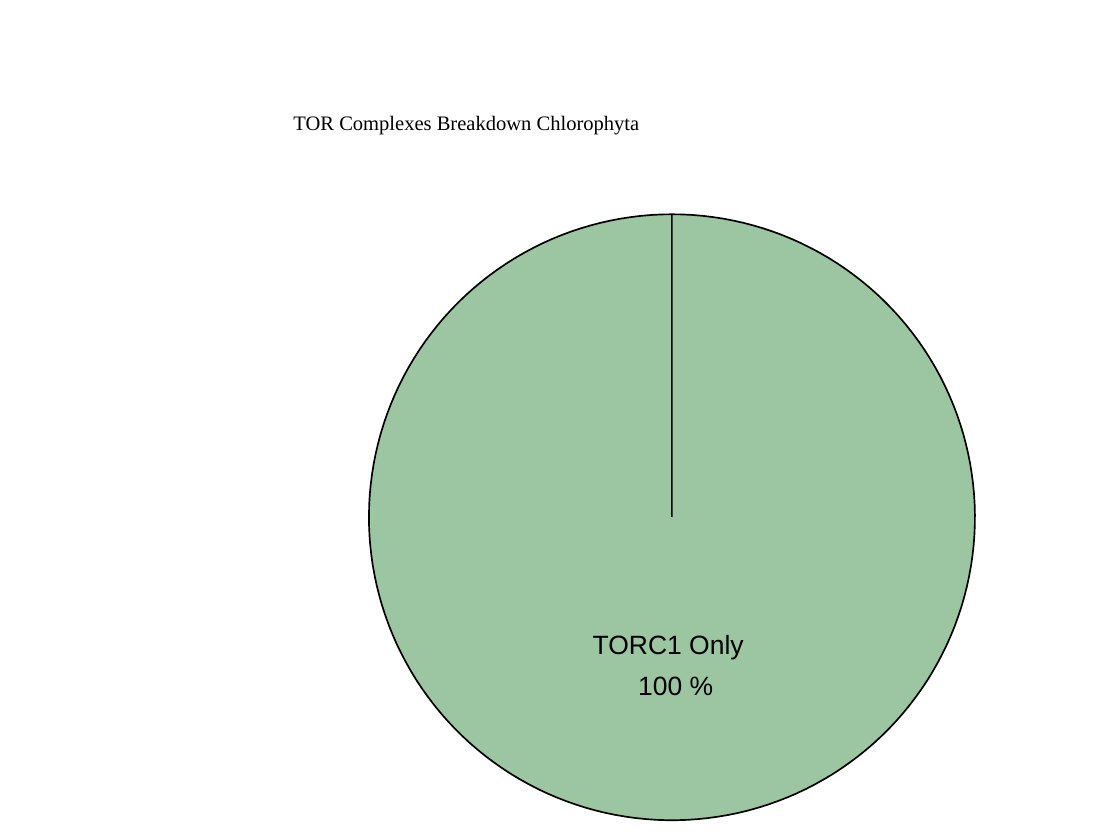
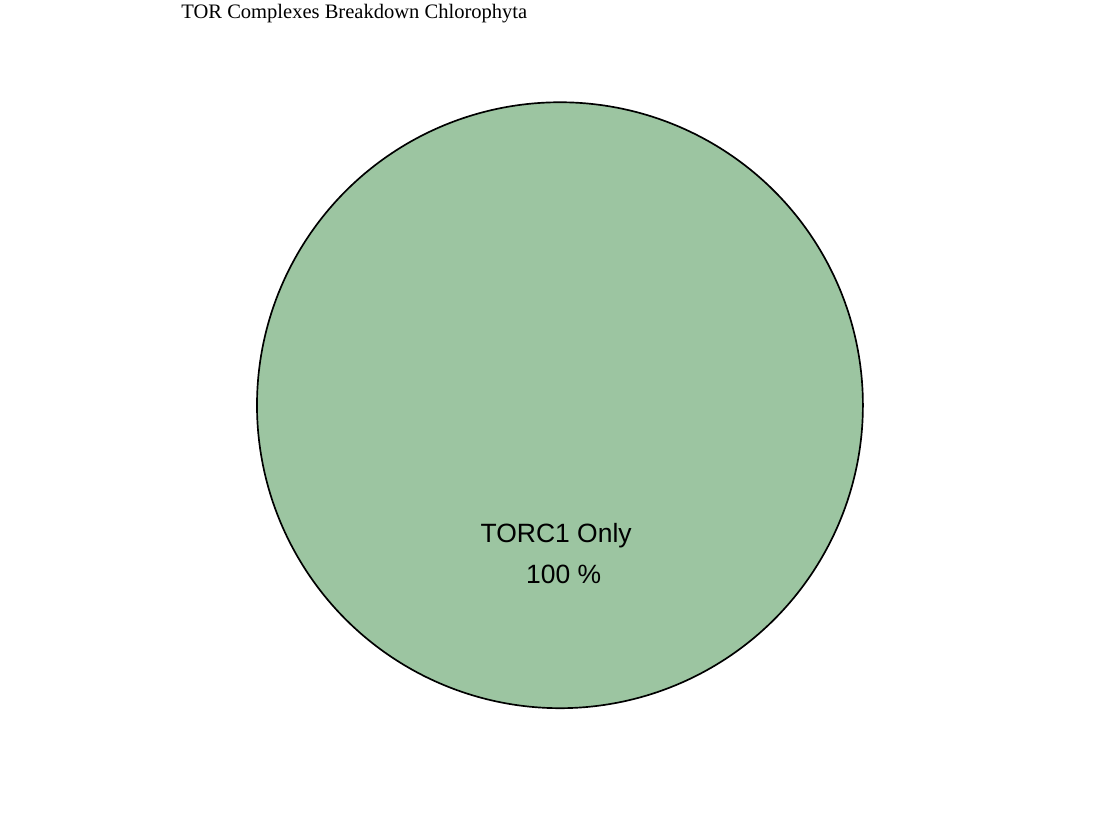
Before and after one commit to Dellaraam/TOR_phylogenetics, a slide deck: slide 1 of Images/Figures_PPT/ComponentsChlorophytaPieChart.pptx. Drawn at 1120x840 pixels with LibreOffice and Linux fonts; fonts in the diff are those of the drawing. Boxes give left, top, right and bottom in pixels: in the first picture for what was removed or moved away, otherwise in the second. Text is boxed around its words. In the diff, an @@ line names an element or a change of style, - is before the commit and + after.

```diff
--- a/Images/Figures_PPT/ComponentsChlorophytaPieChart.pptx
+++ b/Images/Figures_PPT/ComponentsChlorophytaPieChart.pptx
@@ 3 texts, 1 rectangle: place and size @@
-3 texts, 1 rectangle at (112,112,1120,840)
+3 texts, 1 rectangle at (0,0,1120,784)
@@ ellipse added at (256,102,862,708), fill #9CC5A1, outline #000000 1.07 pt @@
@@ freeform shape removed at (368,214,974,820) @@
```
Also in this commit, not shown: 16 other files.
